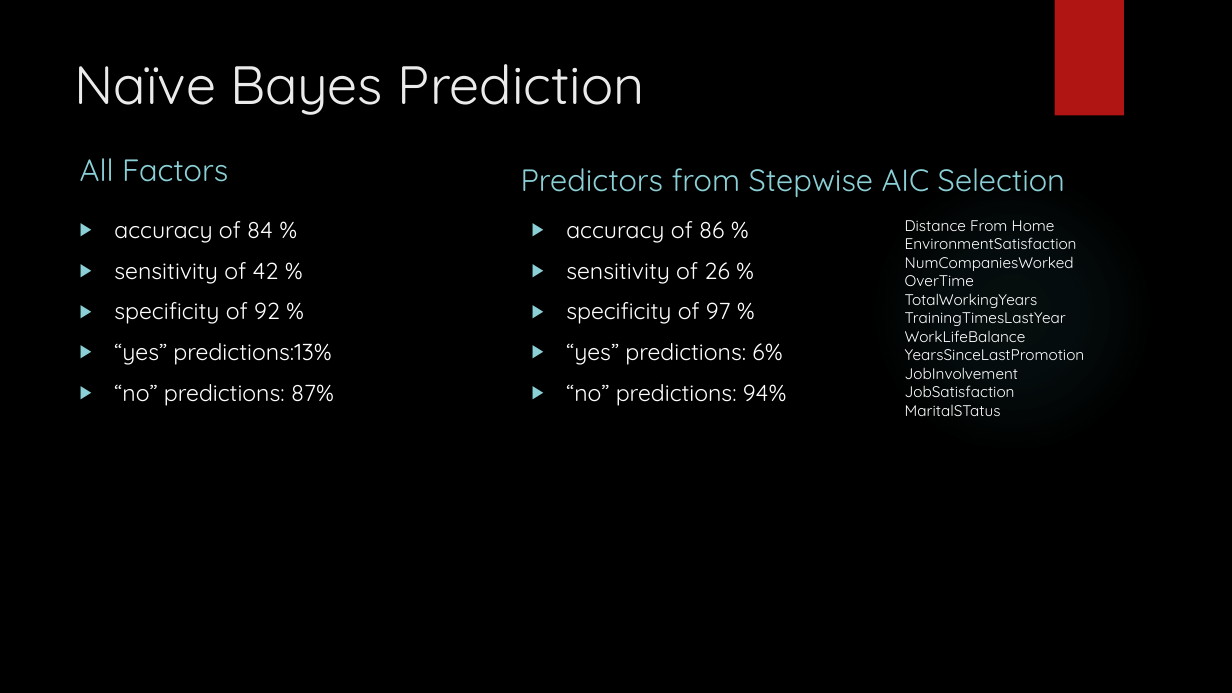
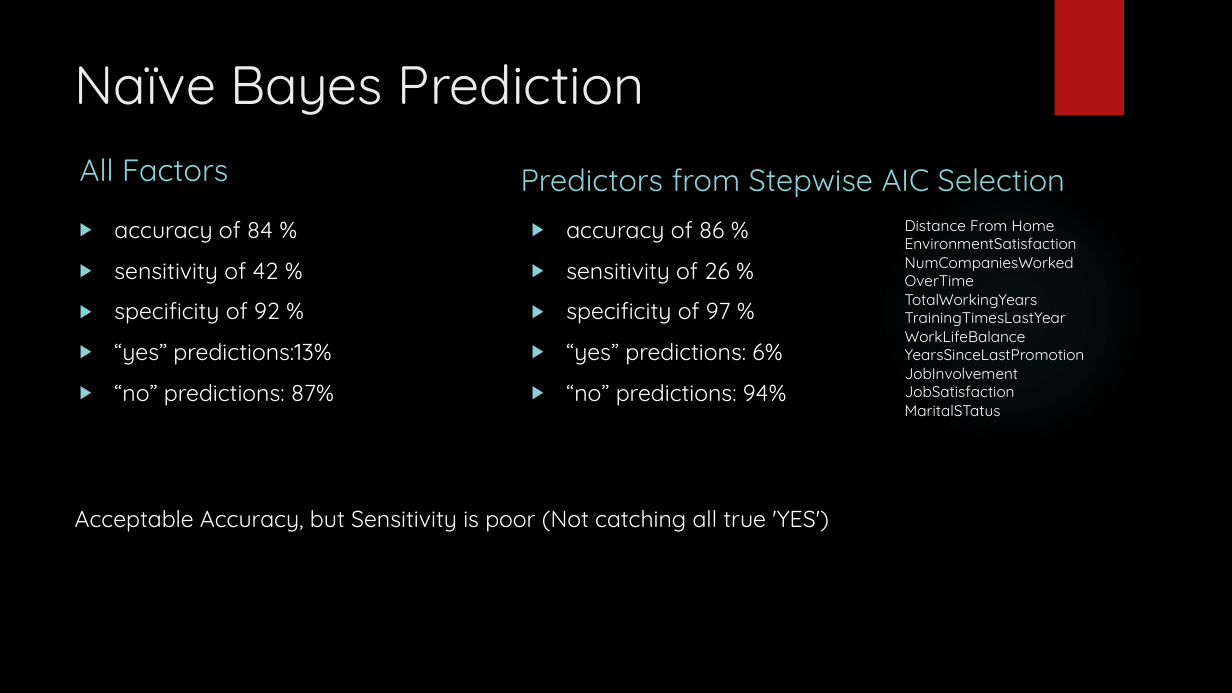
Before and after one commit to rmpalmer/CaseStudy2DDS, a slide deck: slide 8 of Richard_Palmer_Case_Study_2.pptx (slide 7 before the commit). Drawn at 1232x693 pixels with LibreOffice and Linux fonts; fonts in the diff are those of the drawing; background and template pictures are left out. Boxes give left, top, right and bottom in pixels: in the first picture for what was removed or moved away, otherwise in the second. Text is boxed around its words. In the diff, an @@ line names an element or a change of style, - is before the commit and + after.

```diff
--- a/Richard_Palmer_Case_Study_2.pptx
+++ b/Richard_Palmer_Case_Study_2.pptx
@@ text added at (75, 510, 829, 532), 18 pt, text #FFFFFF @@
+Acceptable Accuracy, but Sensitivity is poor (Not catching all true 'YES')
```
Also in this commit, not shown: 5 other slides changed, 10 slides added, 5 slides removed.
